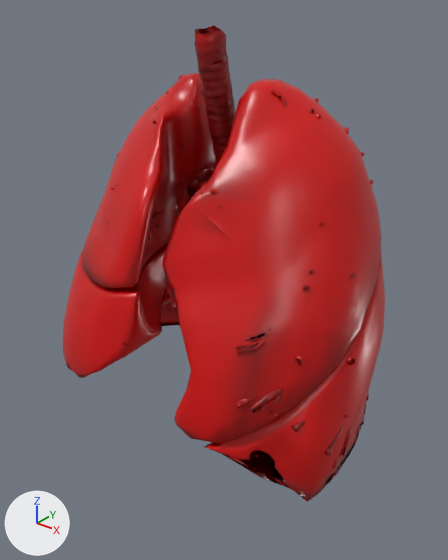
Renders of the glTF model public/3d/modeli/organi-3d/pljuca-telefon.glb from each side of a commit.
Both versions are drawn from a 50 mm lens placed at (0.27, -0.322, 0.173), pointed at (0.012, 0.001, -0.027). The axes (+X, +Y, +Z) are drawn at lower left. The lights are the same throughout. The first picture is the older version. Where no turn or scale is listed for an object, it has been applied to the vertices. Vertices at exactly the same position are counted once.

Names of what the first picture shows: 'Inferior lobe of left lung', 'Inferior lobe of right lung', 'Middle lobe of right lung', 'Superior lobe of left lung', 'Superior lobe of right lung', 'Trachea' and 13 more.
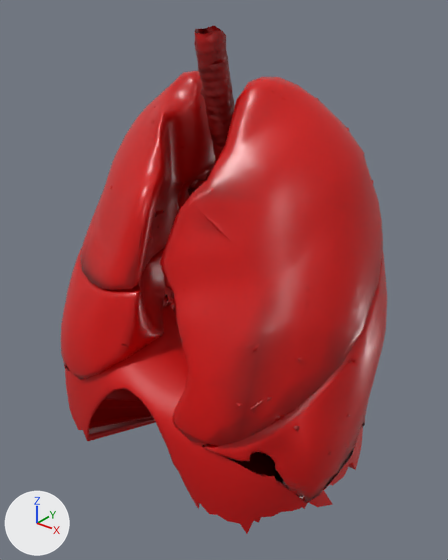
Location of each change, [x1, y1, x2, y2] in pixels of the pictures (448 x 560 px):
'Superior lobe of left lung', reshaped, moved, rescaled
    before: [162, 79, 381, 443]
    after: [160, 77, 383, 446]
'Superior lobe of right lung', rescaled
    before: [82, 73, 215, 288]
    after: [80, 71, 215, 290]
'Diaphragm', added
    after: [65, 305, 363, 534]
'Inferior lobe of left lung', moved, rescaled
    before: [204, 251, 385, 502]
    after: [202, 250, 387, 504]
'Middle lobe of right lung', moved, rescaled
    before: [63, 245, 168, 378]
    after: [61, 246, 166, 380]
'Inferior lobe of right lung', rescaled (mostly hidden)
    before: [66, 288, 180, 367]
    after: [64, 295, 170, 369]

What changed in the scene script:
```text
Add mat_prepona:
    mat_prepona = bpy.data.materials.new('prepona')
    # nodes: BsdfPrincipled, Mix, OutputMaterial, VertexColor
    # colours: pink #ce7c7c, mixed with the vertex colours
Change me_superior_lobe_of_left_lung_004:
    used by ob_superior_lobe_of_left_lung; location = (0.0662, -0.0067, 0.0106); scale = (0.104, 0.104, 0.104)
    remove me_superior_lobe_of_left_lung_004.from_pydata(...)  # 280 vertices, 544 faces; spans x -0.53..0.53, y -0.81..0.81, z -1.0..1.0
    add me_superior_lobe_of_left_lung_004.from_pydata(...)  # 280 vertices, 544 faces; spans x -0.54..0.54, y -0.81..0.81, z -1.0..1.0
    me_superior_lobe_of_left_lung_004 part 1: 249 of 280 vertices moved; they spanned x -0.5..0.48, y -0.81..0.8, z -0.97..1.0 and now span x -0.5..0.49, y -0.81..0.8, z -0.97..1.0; mean shift (0.0, 0.0, 0.0); largest move (-0.08, -0.53, -0.72) -> (-0.09, -0.51, -0.7)
Add me_diaphragm:
    me_diaphragm.from_pydata(...)  # 2125 vertices, 4254 faces; spans x -0.125..0.123, y -0.091..0.077, z -0.171..-0.052
    me_diaphragm.materials.append(mat_prepona)
Change ob_inferior_lobe_of_left_lung:
    ob_inferior_lobe_of_left_lung.location: (0.0744, 0.0022, -0.0494) -> (0.0744, 0.0026, -0.0494)
    ob_inferior_lobe_of_left_lung.scale: (0.0935, 0.0935, 0.0935) -> (0.0949, 0.0949, 0.0949)
Change ob_inferior_lobe_of_right_lung:
    ob_inferior_lobe_of_right_lung.scale: (0.0877, 0.0877, 0.0877) -> (0.0892, 0.0892, 0.0892)
Change ob_middle_lobe_of_right_lung:
    ob_middle_lobe_of_right_lung.location: (-0.0644, -0.0192, -0.0458) -> (-0.0643, -0.0193, -0.0462)
    ob_middle_lobe_of_right_lung.scale: (0.0718, 0.0718, 0.0718) -> (0.0732, 0.0732, 0.0732)
Change ob_superior_lobe_of_left_lung:
    ob_superior_lobe_of_left_lung.location: (0.0662, -0.0067, 0.0106) -> (0.0661, -0.0067, 0.0106)
    ob_superior_lobe_of_left_lung.scale: (0.104, 0.104, 0.104) -> (0.105, 0.105, 0.105)
Change ob_superior_lobe_of_right_lung:
    ob_superior_lobe_of_right_lung.scale: (0.0763, 0.0763, 0.0763) -> (0.0776, 0.0776, 0.0776)
Add ob_diaphragm:
    ob_diaphragm = bpy.data.objects.new('Diaphragm', me_diaphragm)
    ob_diaphragm.location = (0.0, 0.0, 0.0)
```
